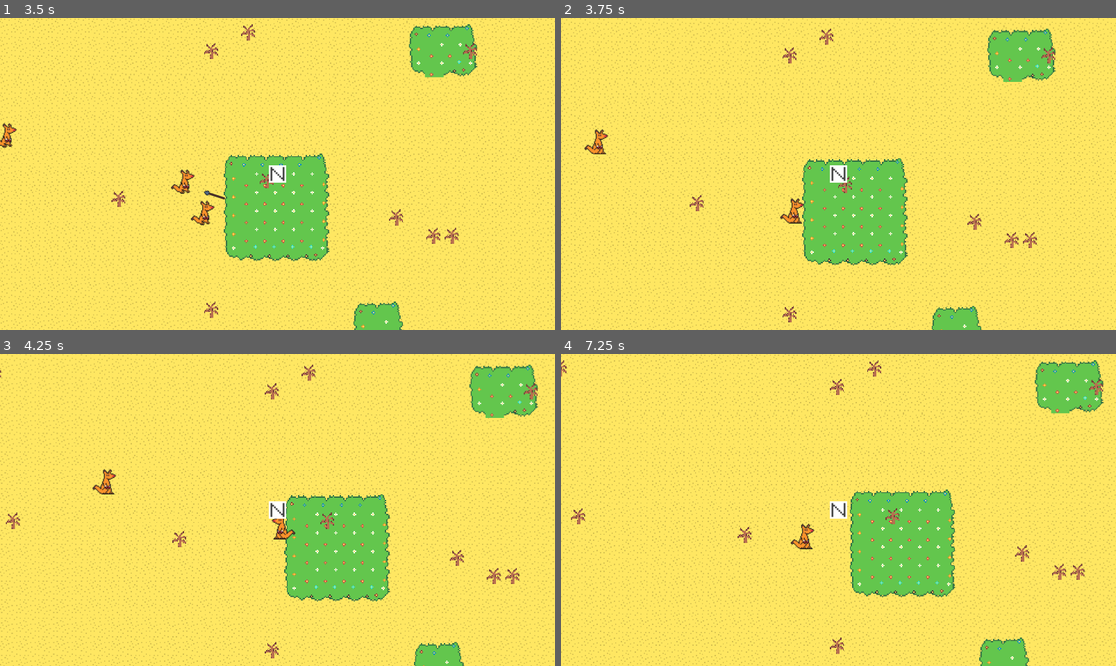
Above: before the commit, frames 1-4 (two rows, left to right).
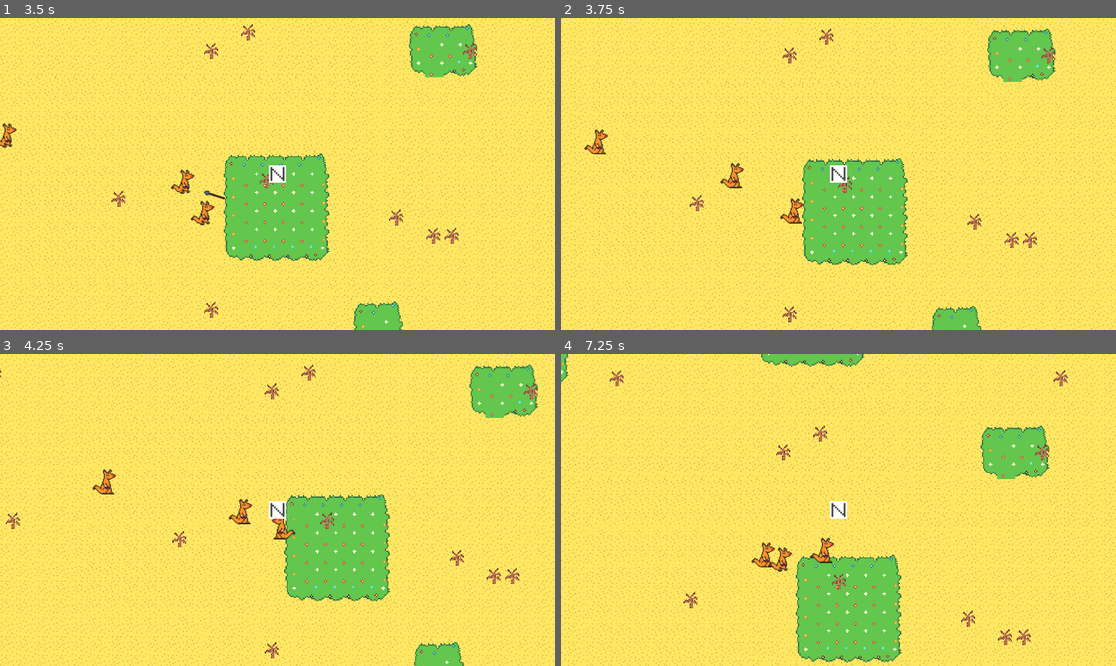
Above: after the commit, the same moments.

Repository: lindenhutchinson/GameJam
Game: Godot game, scene res://MainScenes/main.tscn
Same seed, same stepped clock (60 frames per second), same inputs: the game is played once before the commit and once after it.
Inputs:
- Up to frame 1 (3.5 s): hold D (moveRight) 0.53-1.28 s; hold S (moveDown) 1.28-2.03 s; hold D (moveRight) 2.03-2.78 s; hold W (moveUp) from 2.78 s (still down)
- Up to frame 2 (3.75 s): release W (moveUp) at 3.53 s; hold A (moveLeft) from 3.53 s (still down)
- Up to frame 3 (4.25 s): keep holding A (moveLeft)
- Up to frame 4 (7.25 s): release A (moveLeft) at 5.03 s; hold S (moveDown) 5.03-5.78 s; hold D (moveRight) 5.78-6.53 s; hold W (moveUp) from 6.53 s (still down)

Frame 1 is identical in both runs. In frame 2, 0.2% of the frame differs, in the area x 28-34%, y 46-55%; in frame 3, 0.2%; in frame 4, 27%, in the area x 0-100%, y 0-100%.

Commit message:
enemy respawn

Diff:
--- a/PracticeGame/ProjectFolder/Assests/Enemies/enemy_kangaroo.tscn
+++ b/PracticeGame/ProjectFolder/Assests/Enemies/enemy_kangaroo.tscn
@@ -45,6 +45,7 @@
 }
 
 [node name="enemyKangaroo" type="CharacterBody2D" groups=["enemy"]]
+collision_layer = 3
 motion_mode = 1
 script = ExtResource("1_cu0gs")
 
--- a/PracticeGame/ProjectFolder/MainScenes/main.tscn
+++ b/PracticeGame/ProjectFolder/MainScenes/main.tscn
@@ -42,15 +42,12 @@
 
 [node name="enemyKangaroo3" parent="." instance=ExtResource("3_kyiwn")]
 position = Vector2(-451, -208)
-collision_layer = 3
 
 [node name="enemyKangaroo2" parent="." instance=ExtResource("3_kyiwn")]
 position = Vector2(-405, 244)
-collision_layer = 3
 
 [node name="enemyKangaroo" parent="." instance=ExtResource("3_kyiwn")]
 position = Vector2(-1096, -304)
-collision_layer = 3
 
 [node name="Player" parent="." groups=["player"] instance=ExtResource("1_r6epy")]
 position = Vector2(0, -1)
--- /dev/null
+++ b/PracticeGame/ProjectFolder/Nodes/FireBall.gd
@@ -0,0 +1,22 @@
+extends Node2D
+
+
+# Called when the node enters the scene tree for the first time.
+func _ready():
+	position = get_tree().get_first_node_in_group("player").position
+
+
+# Called every frame. 'delta' is the elapsed time since the previous frame.
+func _process(delta):
+	pass
+
+
+func _on_visible_on_screen_notifier_2d_screen_exited():
+	queue_free()
+
+
+func _on_body_entered(body):
+	var enemy = get_tree().get_nodes_in_group("enemy")
+	if(enemy != null):
+		body.queue_free()
+		queue_free()
--- /dev/null
+++ b/PracticeGame/ProjectFolder/Nodes/FireBall.tscn
@@ -0,0 +1,30 @@
+[gd_scene load_steps=4 format=3 uid="uid://cyjo6sv2lwwf1"]
+
+[ext_resource type="Script" path="res://Nodes/FireBall.gd" id="1_lrdj3"]
+[ext_resource type="Texture2D" uid="uid://5q06bagfmwkh" path="res://Assests/fireBall.png" id="2_ruddn"]
+
+[sub_resource type="RectangleShape2D" id="RectangleShape2D_fscm8"]
+size = Vector2(37, 36)
+
+[node name="FireBall" type="RigidBody2D"]
+collision_layer = 2
+collision_mask = 2
+gravity_scale = 0.0
+max_contacts_reported = 1080
+contact_monitor = true
+script = ExtResource("1_lrdj3")
+
+[node name="FireBall" type="Sprite2D" parent="."]
+scale = Vector2(0.05, 0.05)
+texture = ExtResource("2_ruddn")
+
+[node name="CollisionShape2D" type="CollisionShape2D" parent="."]
+position = Vector2(6.5, 0)
+shape = SubResource("RectangleShape2D_fscm8")
+
+[node name="VisibleOnScreenNotifier2D" type="VisibleOnScreenNotifier2D" parent="."]
+position = Vector2(5.5, -7.15256e-07)
+scale = Vector2(1.25, 1.1)
+
+[connection signal="body_entered" from="." to="." method="_on_body_entered"]
+[connection signal="screen_exited" from="VisibleOnScreenNotifier2D" to="." method="_on_visible_on_screen_notifier_2d_screen_exited"]
--- a/PracticeGame/ProjectFolder/Nodes/Spear.gd
+++ b/PracticeGame/ProjectFolder/Nodes/Spear.gd
@@ -2,6 +2,9 @@
 
 # Applies the 2D sprite into a variable
 @onready var sprite = $SpearSprite
+
+# Path to the kangaroo's node
+const kangPath =  preload("res://Assests/Enemies/enemy_kangaroo.tscn")
 
 # Called when the node enters the scene tree for the first time.
 func _ready():
@@ -29,4 +32,8 @@
 	var enemy = get_tree().get_nodes_in_group("enemy")
 	if(enemy != null):
 		body.queue_free()
+		# Creats instance of the kangaroo's node from the path
+		var kang = kangPath.instantiate()
+		# Adds it to the parent node/Main
+		get_parent().add_child.call_deferred(kang)
 		queue_free()
